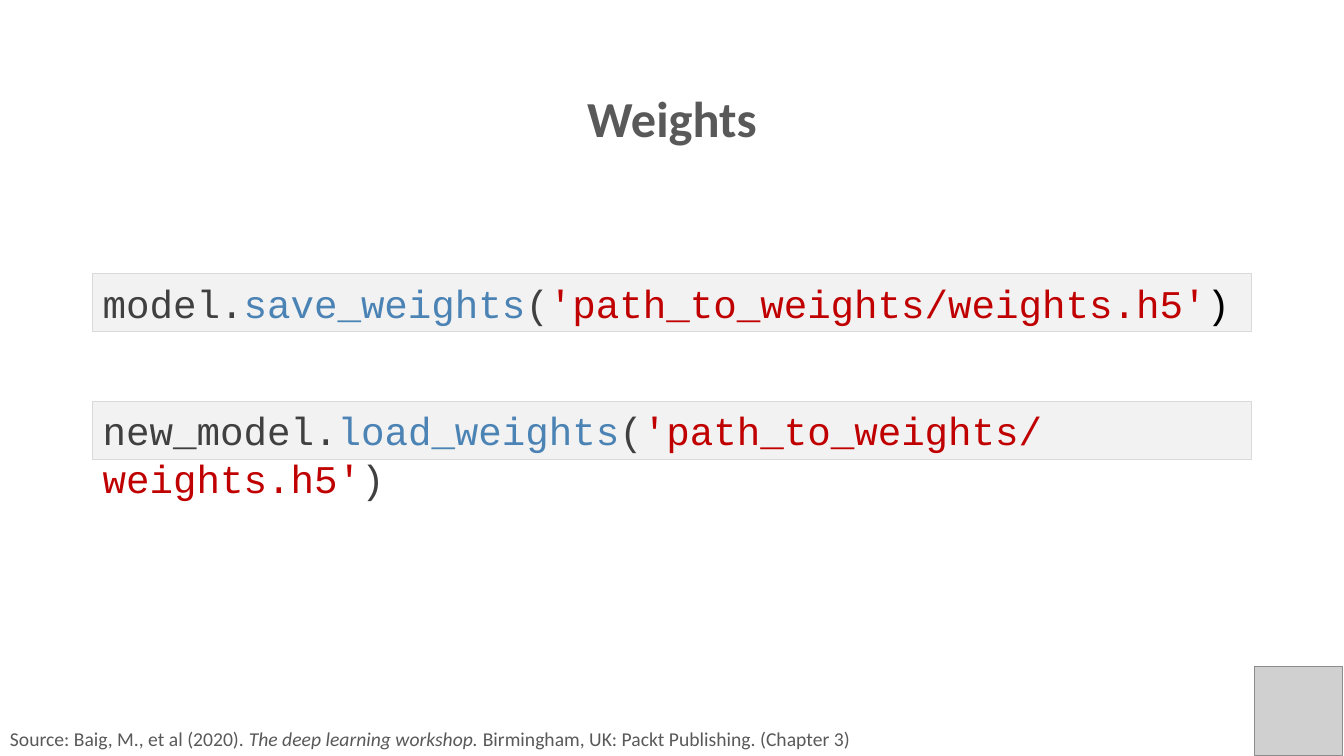
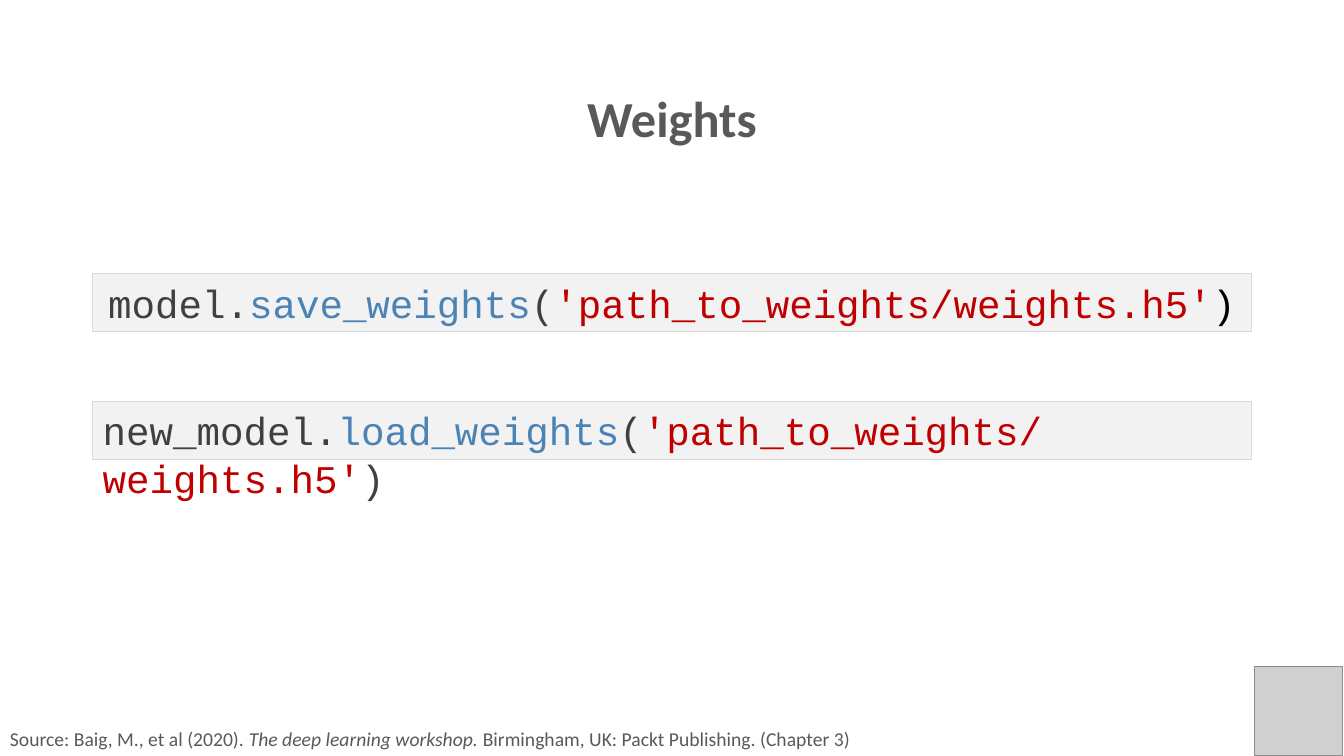
Before and after one commit to PracticumAI/transfer, a slide deck: slide 12 of presentations/02_transfer_learn.pptx. Drawn at 1344x756 pixels with LibreOffice and Linux fonts; fonts in the diff are those of the drawing; grey boxes stand for pictures. Boxes give left, top, right and bottom in pixels: in the first picture for what was removed or moved away, otherwise in the second. Text is boxed around its words. In the diff, an @@ line names an element or a change of style, - is before the commit and + after.

Commit message:
Update transfer_learn.pptx to new color palette.

```diff
--- a/presentations/02_transfer_learn.pptx
+++ b/presentations/02_transfer_learn.pptx
@@ rectangle "model.save_weights('path_to_weights/weights.h5')" at <box>93,274,1251,332</box>: alignment left to centre @@
```
Also in this commit, not shown: 11 other slides changed, 2 slides added.
